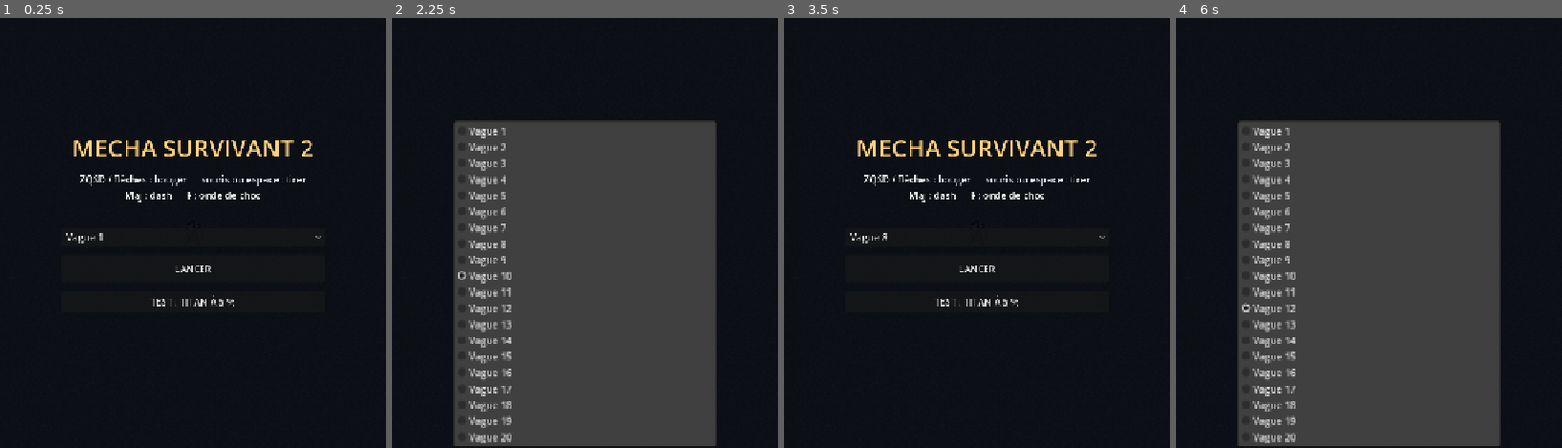
Above: before the commit, frames 1-4 (left to right).
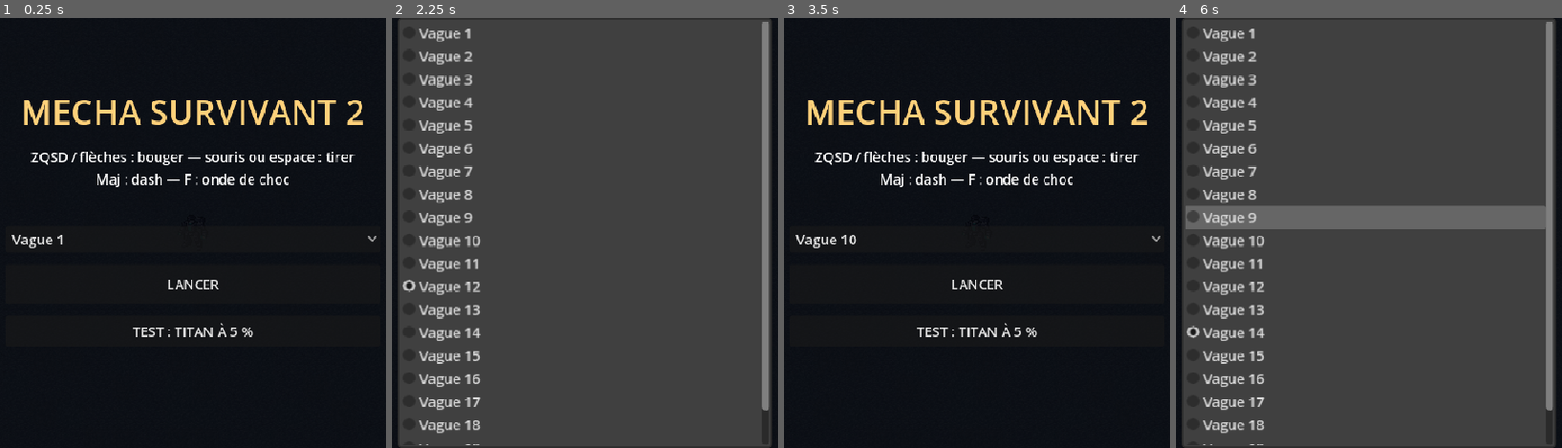
Above: after the commit, the same moments.

Repository: Gungagungi/games
Game: Godot game, scene res://scenes/main.tscn
Same seed, same stepped clock (60 frames per second), same inputs: the game is played once before the commit and once after it.
Inputs (mouse positions are in pixels of both pictures, inside the frame that each line leads up to):
- Up to frame 1 (0.25 s): no input
- Up to frame 2 (2.25 s): click "Vague 1" at 0.5 s; click "LANCER" at 1.25 s; click (585, 237) at 2 s, where only the run before the commit has a clickable "Vague 10"
- Up to frame 3 (3.5 s): click (977, 237) at 2.75 s, where only the run after the commit has a clickable "Vague 12"
- Up to frame 4 (6 s): click (1369, 237) at 3.5 s, where only the run before the commit has a clickable "Vague 8"; click "TEST : TITAN À 5 %" at 4.25 s; click (1369, 237) at 5 s, where only the run after the commit has a clickable "Vague 14"; tap Enter at 5.75 s; move the mouse to (1538, 211) at 5.77 s; hold D (move_right) from 5.78 s (still down); hold Shift (dash) from 5.78 s (still down)

The runs differ from the first frame. In frame 1, 6.0% of the frame differs, in the area x 2-98%, y 19-75%; in frame 2, 48%; in frame 3, 6.0%; in frame 4, 52%, in the area x 1-99%, y 0-100%.

Commit message:
mecha-survivant-2 : des entités enfin visibles
Le jeu rendait en 1280x720 étiré : sur un écran large, le mech ne
faisait que 45 px et un zombie 30. Le viewport tombe à 896x504 — le
stretch canvas_items agrandit tout d'un facteur 1,43, sprites et HUD
compris, sans qu'une ligne de gameplay bouge.

L'arène rétrécie casse en revanche deux portées calibrées sur l'ancien
format. `ULTIMATE_RANGE` d'abord, et ce n'est pas cosmétique :
`_anchor_for_ultimate()` cherche un point à cette distance à l'intérieur
de l'arène, et sur 504 px de haut avec un Titan de rayon 68, aucun
candidat ne restait valide quand le joueur était au centre. Le Titan
serait demeuré collé à lui et sa boule l'aurait touché sans jamais être
visible — le bug même que cette fonction existe pour empêcher. Le
balayage du Colosse ensuite, dont le rayon dépassait désormais la
demi-diagonale. Les deux suivent l'échelle du viewport.

check.sh vert sur les quatre parties, l'ultime s'amorce bien à 294 px.

Co-Authored-By: Claude Opus 5 <noreply@anthropic.com>
Claude-Session: https://claude.ai/code/session_012CjubuHRnkWxWvEXUUc9Gt

Diff:
--- a/mecha-survivant-2/godot/project.godot
+++ b/mecha-survivant-2/godot/project.godot
@@ -20,8 +20,8 @@
 
 [display]
 
-window/size/viewport_width=1280
-window/size/viewport_height=720
+window/size/viewport_width=896
+window/size/viewport_height=504
 window/stretch/mode="canvas_items"
 window/stretch/aspect="expand"
 
--- a/mecha-survivant-2/godot/scenes/bosses/bone_colossus.gd
+++ b/mecha-survivant-2/godot/scenes/bosses/bone_colossus.gd
@@ -6,7 +6,7 @@
 const RAISE_INTERVAL := 4.0
 const LASER_INTERVAL := 5.0
 const SWEEP_INTERVAL := 9.0
-const SWEEP_RADIUS := 560.0
+const SWEEP_RADIUS := 390.0
 
 var _raise_cd := 2.5
 var _laser_cd := LASER_INTERVAL
--- a/mecha-survivant-2/godot/scenes/bosses/titan.gd
+++ b/mecha-survivant-2/godot/scenes/bosses/titan.gd
@@ -13,7 +13,7 @@
 
 const ULTIMATE_INVULN := 10.0
 const ULTIMATE_CHARGE := 3.0
-const ULTIMATE_RANGE := 420.0
+const ULTIMATE_RANGE := 294.0
 const ULTIMATE_RADIUS := 46.0
 const ULTIMATE_SPEED := 690.0      # v1 : 11.5 px/frame
 const ULTIMATE_TRIGGER := 0.01     # 1 % de la barre de phase 5
Not shown, changed: mecha-survivant-2/CLAUDE.md
